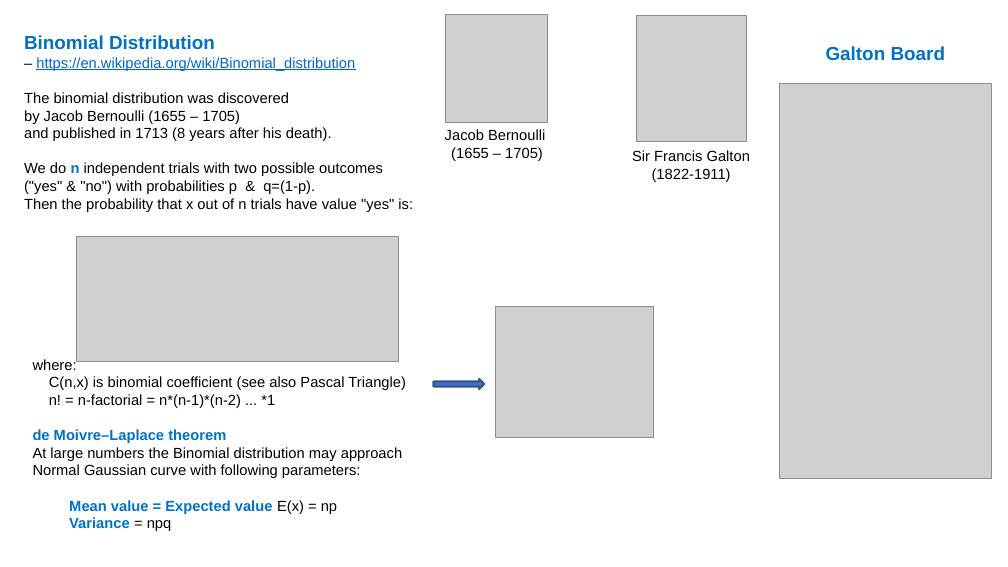
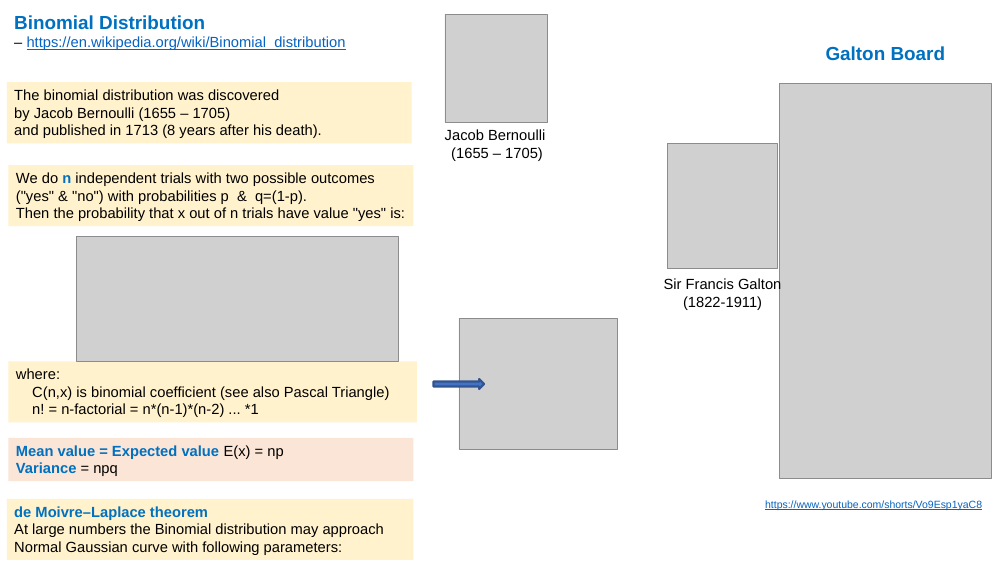
Before and after one commit to lselector/statistics, a slide deck: slide 1 of statistics_02_binomial_distribution.pptx. Drawn at 1008x567 pixels with LibreOffice and Linux fonts; fonts in the diff are those of the drawing; grey boxes stand for pictures. Boxes give left, top, right and bottom in pixels: in the first picture for what was removed or moved away, otherwise in the second. Text is boxed around its words. In the diff, an @@ line names an element or a change of style, - is before the commit and + after.

Commit message:
update

```diff
--- a/statistics_02_binomial_distribution.pptx
+++ b/statistics_02_binomial_distribution.pptx
@@ text "Binomial Distribution": place and size @@
-text "Binomial Distribution" at <box>24,35,413,212</box>
+text "Binomial Distribution" at <box>14,15,346,50</box>
@@ rectangle added at <box>7,82,412,144</box>, fill #FFF2CC, 14 pt, text #000000 @@
+The binomial distribution was discovered
+by Jacob Bernoulli (1655 – 1705)
+and published in 1713 (8 years after his death).
@@ text at <box>24,92,413,212</box>: paragraphs removed @@
-The binomial distribution was discovered
-by Jacob Bernoulli (1655 – 1705)
-and published in 1713 (8 years after his death).
-We do n independent trials with two possible outcomes
-("yes" & "no") with probabilities p & q=(1-p).
-Then the probability that x out of n trials have value "yes" is:
@@ picture: place and size @@
-picture at <box>636,16,746,141</box>
+picture at <box>668,144,778,269</box>
@@ rectangle added at <box>8,165,414,226</box>, fill #FFF2CC, 14 pt, text #000000 @@
+We do n independent trials with two possible outcomes
+("yes" & "no") with probabilities p & q=(1-p).
+Then the probability that x out of n trials have value "yes" is:
@@ text "Sir Francis Galton": place and size @@
-text "Sir Francis Galton" at <box>632,150,750,182</box>
+text "Sir Francis Galton" at <box>664,277,781,310</box>
@@ picture: place and size @@
-picture at <box>495,307,654,438</box>
+picture at <box>459,318,618,449</box>
@@ rectangle "where:": place and size @@
-rectangle "where:" at <box>33,358,406,531</box>
+rectangle "where:" at <box>8,361,417,423</box>
@@ rectangle "where:" at <box>8,361,417,423</box>: fill none to #FFF2CC @@
@@ rectangle added at <box>8,438,414,481</box>, fill #FBE5D6, 14 pt, text #0070C0, bold @@
+Mean value = Expected value E(x) = np
+Variance = npq
@@ text in rectangle at <box>33,429,402,531</box>: paragraphs removed @@
-de Moivre–Laplace theorem
-At large numbers the Binomial distribution may approach
-Normal Gaussian curve with following parameters:
-Mean value = Expected value E(x) = np
-Variance = npq
@@ rectangle added at <box>7,499,414,560</box>, fill #FFF2CC, 14 pt, text #000000 @@
+de Moivre–Laplace theorem
+At large numbers the Binomial distribution may approach
+Normal Gaussian curve with following parameters:
@@ text added at <box>765,500,982,510</box>, 10 pt, text #0563C1, underline @@
+https://www.youtube.com/shorts/Vo9Esp1yaC8
```
Also in this commit, not shown: 1 other slide changed.
